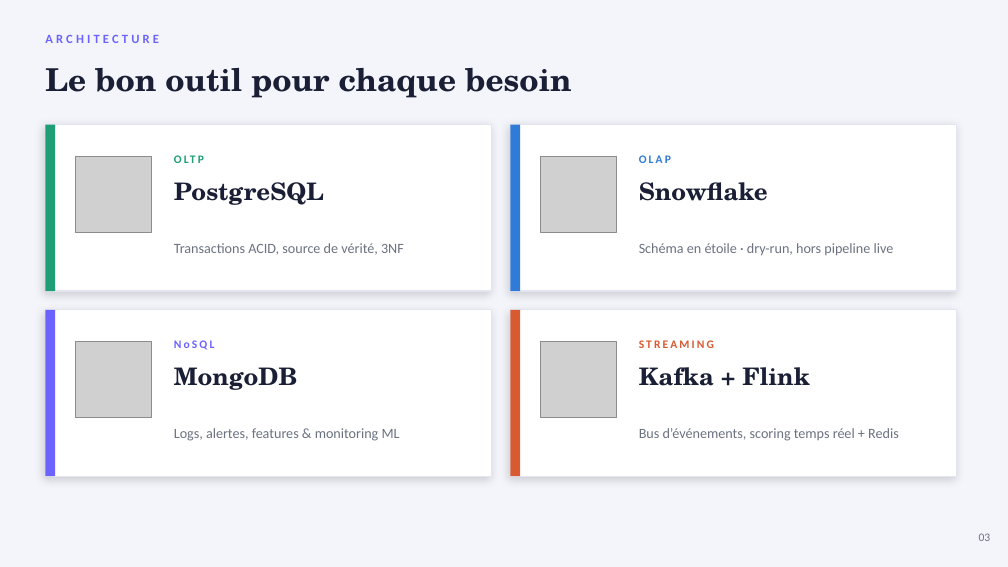
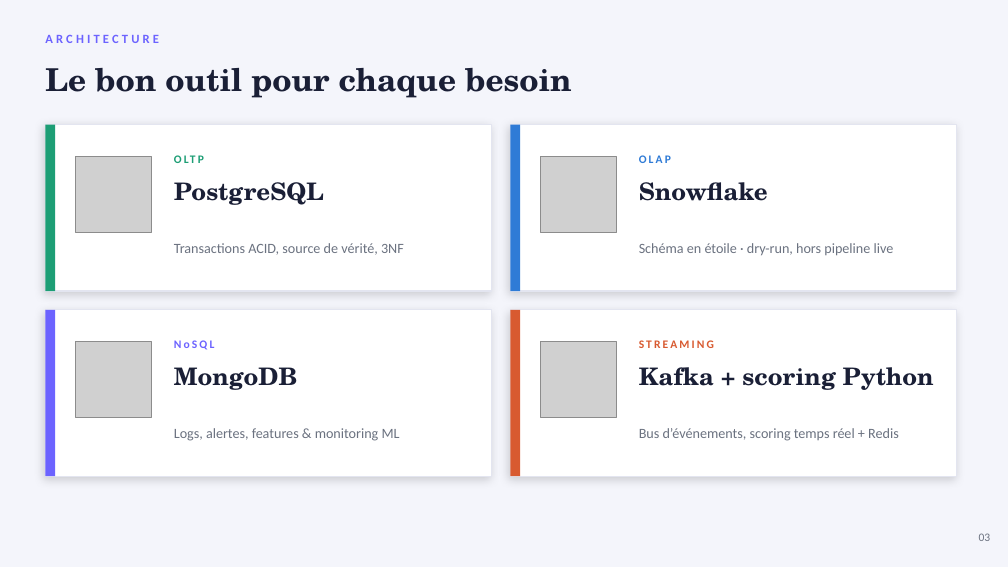
Before and after one commit to PDUCLOS/BLOC2-STRIPE, a slide deck: slide 3 of presentation/stripe_presentation_bloc2.pptx. Drawn at 1008x567 pixels with LibreOffice and Linux fonts; fonts in the diff are those of the drawing; grey boxes stand for pictures. Boxes give left, top, right and bottom in pixels: in the first picture for what was removed or moved away, otherwise in the second. Text is boxed around its words. In the diff, an @@ line names an element or a change of style, - is before the commit and + after.

```diff
--- a/presentation/stripe_presentation_bloc2.pptx
+++ b/presentation/stripe_presentation_bloc2.pptx
@@ text at [639,367,934,390]: text changed @@
-Kafka + Flink
+Kafka + scoring Python
```
Also in this commit, not shown: 1 other slide changed, 10 other files.
